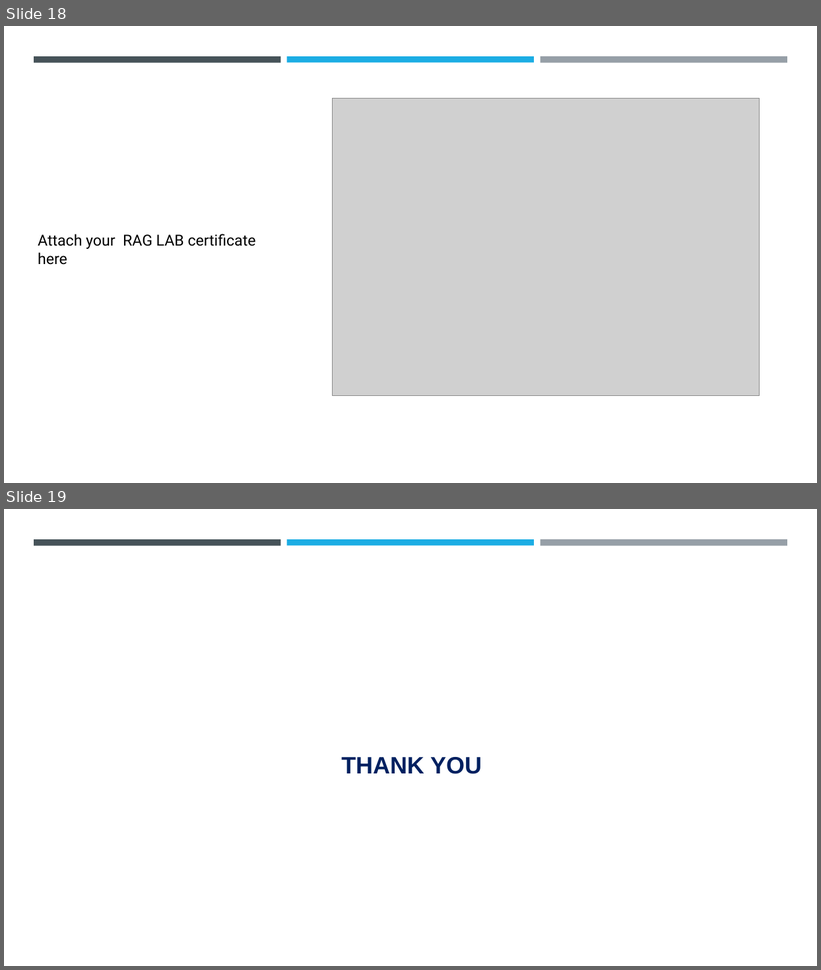
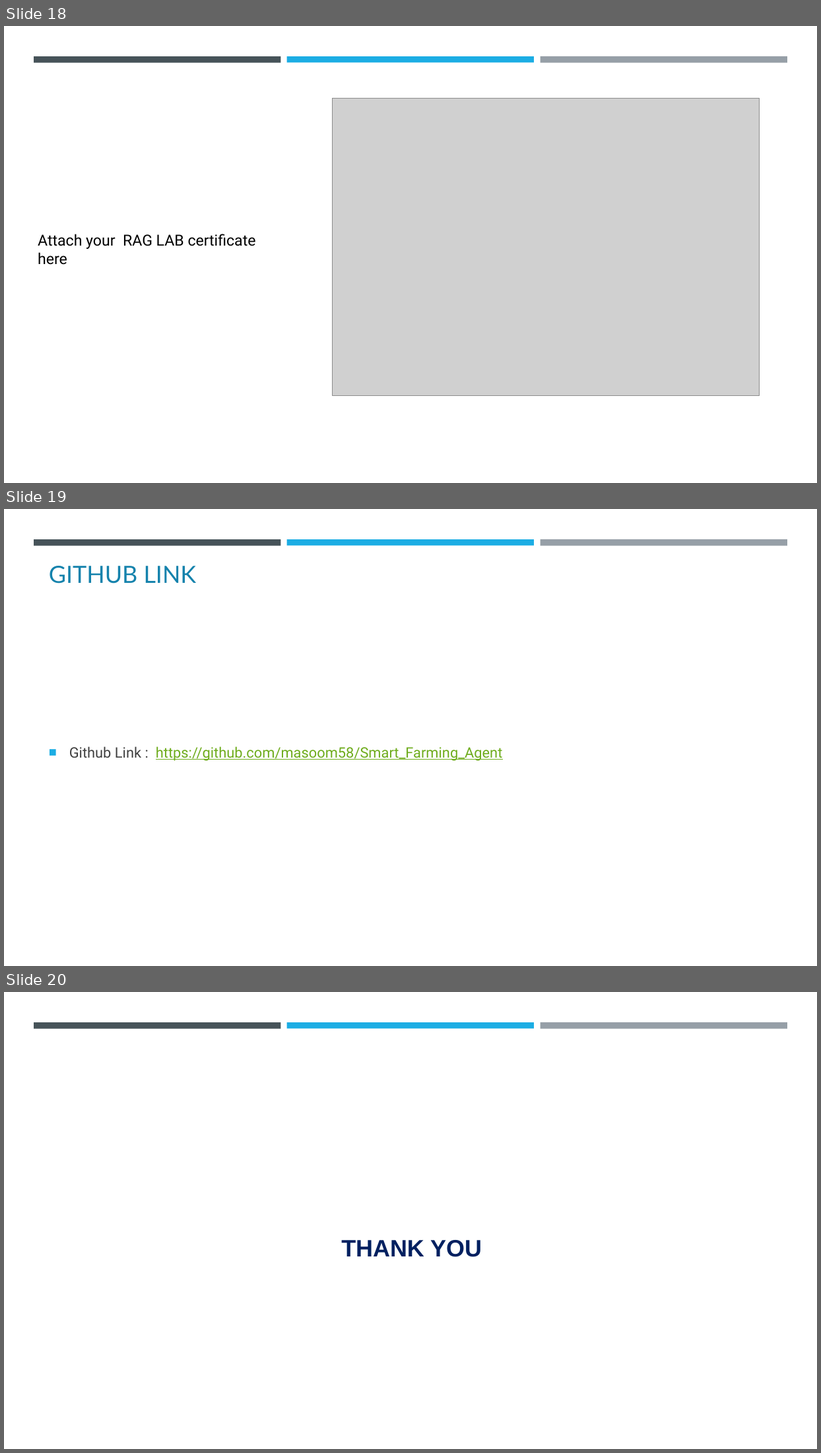
Before and after one commit to masoom58/IBM-Aicte-Project, a slide deck: Smart_Farming_Agent.pptx. Shown one above the other, each under a label of ours: slides 18 and 19 before the commit, slides 18, 19 and 20 after it. The pictures are 821x970 and 821x1453 pixels, drawn with LibreOffice and Linux fonts; fonts in the diff are those of the drawing; grey boxes stand for pictures; background and template pictures are left out. Boxes give left, top, right and bottom in pixels: in the first picture for what was removed or moved away, otherwise in the second. Text is boxed around its words. In the diff, an @@ line names an element or a change of style, - is before the commit and + after.

```diff
--- a/Smart_Farming_Agent.pptx
+++ b/Smart_Farming_Agent.pptx
@@ slide 19 added at bbox=[4, 509, 817, 966], background #FFFFFF; not listed: 3 template elements that a slide beside it also shows @@
@@ title added at bbox=[49, 566, 197, 584], 28 pt, text #1482AC @@
+GITHUB LINK
@@ text added at bbox=[69, 747, 503, 761], 17 pt, text #6EAC1C, underline @@
+■ Github Link : https://github.com/masoom58/Smart_Farming_Agent
@@ what was slide 19 is now slide 20 @@
```
Also in this commit, not shown: 1 slide changed.
